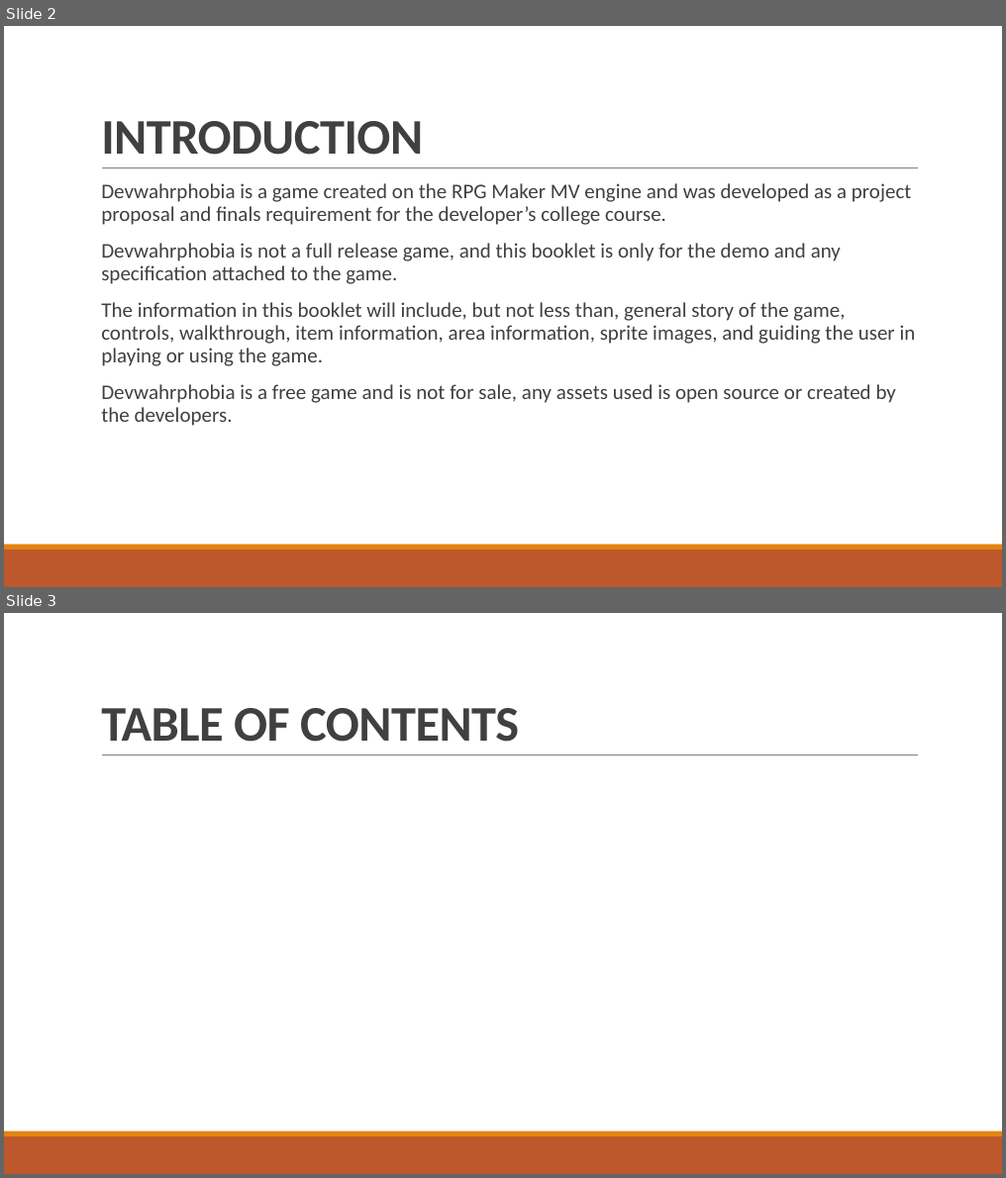
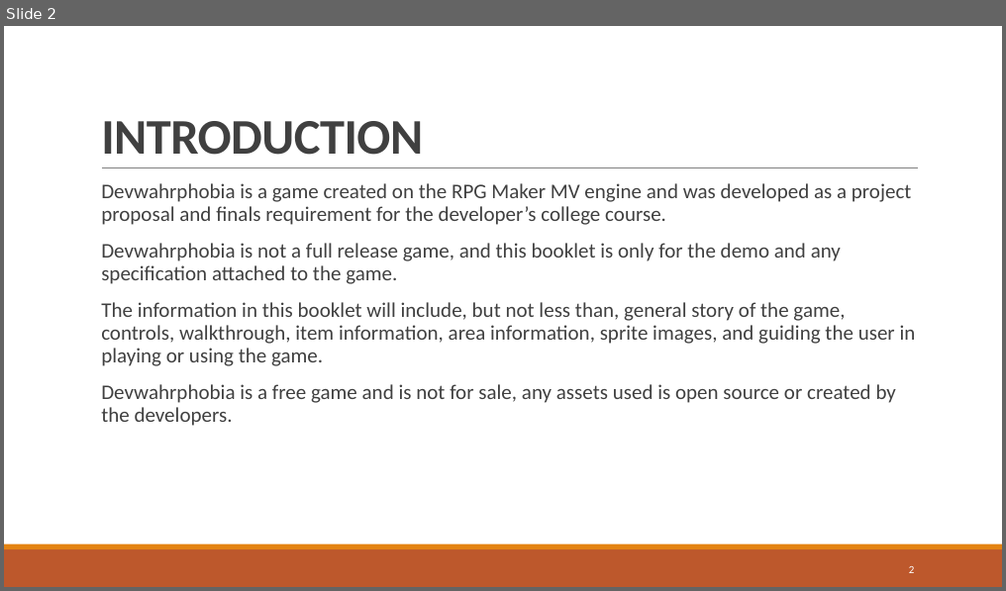
Before and after one commit to nevh122/Devwahrphobia, a slide deck: Documents/DEVWAHRPHOBIA-PlAYBOOK.pptx. Shown one above the other, each under a label of ours: slides 2 and 3 before the commit, slide 2 after it. The pictures are 1006x1178 and 1006x591 pixels, drawn with LibreOffice and Linux fonts; fonts in the diff are those of the drawing. Boxes give left, top, right and bottom in pixels: in the first picture for what was removed or moved away, otherwise in the second. Text is boxed around its words. In the diff, an @@ line names an element or a change of style, - is before the commit and + after.

```diff
--- a/Documents/DEVWAHRPHOBIA-PlAYBOOK.pptx
+++ b/Documents/DEVWAHRPHOBIA-PlAYBOOK.pptx
@@ slide 3 removed at (4, 613, 1002, 1174), background #FFFFFF; not listed: 3 template elements that a slide beside it also shows @@
@@ title removed at (101, 708, 519, 742) @@
-TABLE OF CONTENTS
@@ slide 2 changed as well @@
@@ page number added at (909, 567, 915, 573), 10.5 pt, text #FFFFFF @@
+2
```
Also in this commit, not shown: 6 other slides changed, 2 slides added.
